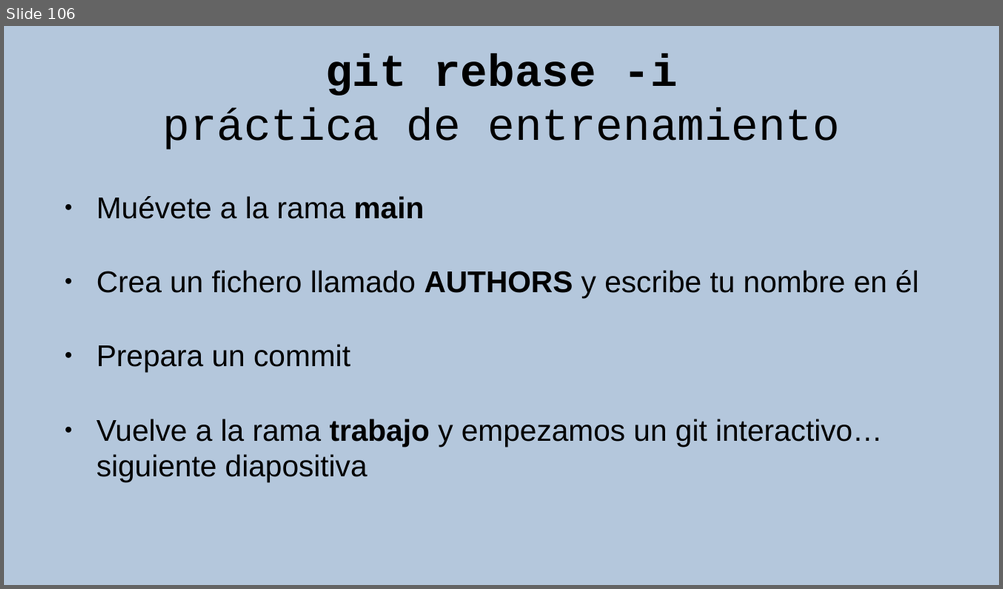
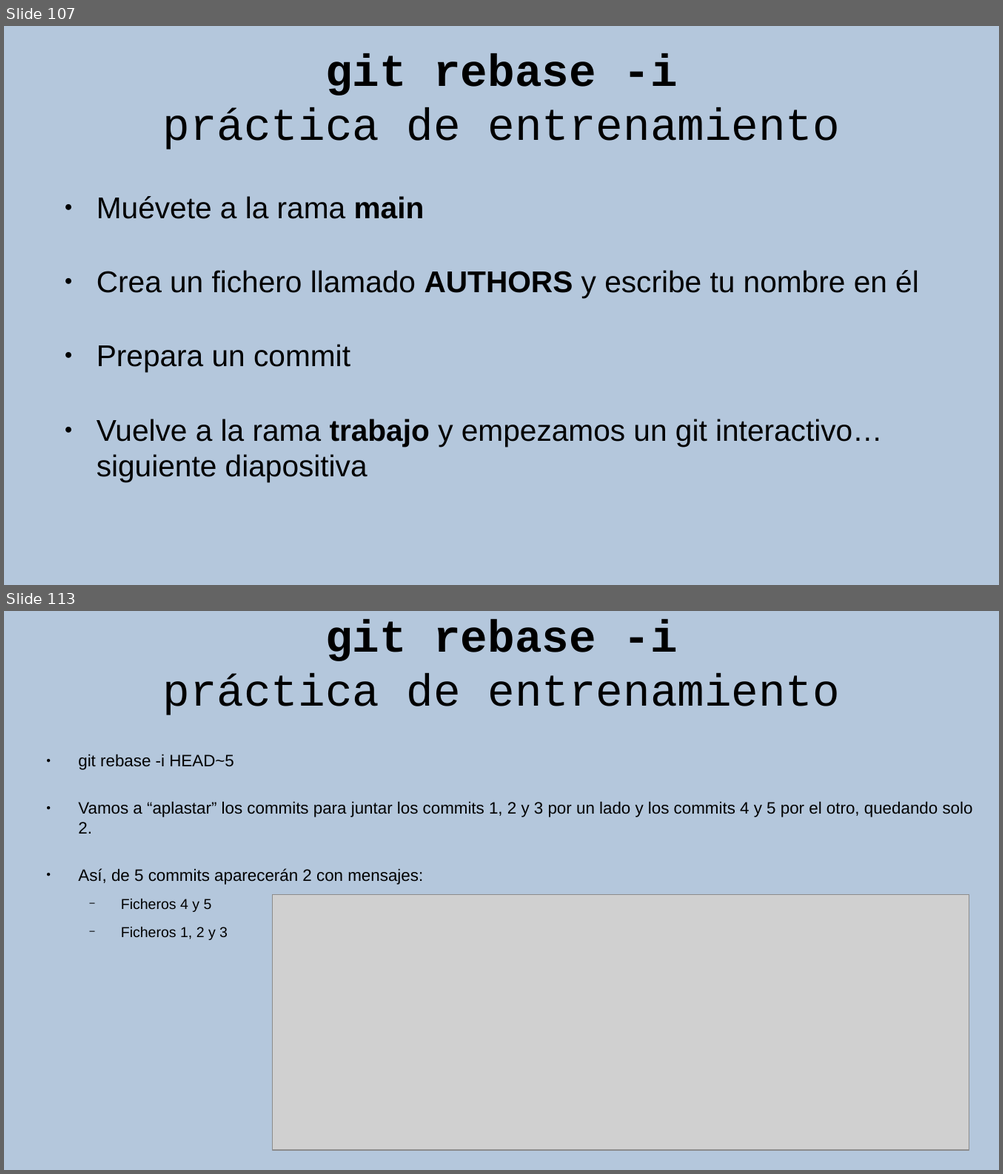
Before and after one commit to rgmf/eed2425, a slide deck: ut/02_control_de_versiones/presentacion/02_git_local.odp. Shown one above the other, each under a label of ours: slide 106 before the commit, slides 107 and 113 after it; the slides between them are not shown. The pictures are 1003x589 and 1003x1174 pixels, drawn with LibreOffice and Linux fonts; fonts in the diff are those of the drawing; grey boxes stand for pictures. Boxes give left, top, right and bottom in pixels: in the first picture for what was removed or moved away, otherwise in the second. Text is boxed around its words. In the diff, an @@ line names an element or a change of style, - is before the commit and + after.

```diff
--- a/ut/02_control_de_versiones/presentacion/02_git_local.odp
+++ b/ut/02_control_de_versiones/presentacion/02_git_local.odp
@@ slide 113 added at (x1=4, y1=611, x2=999, y2=1170), background #B4C7DC @@
@@ title added at (x1=163, y1=619, x2=839, y2=715), 36 pt, text #000000 @@
+git rebase -i
+práctica de entrenamiento
@@ text added at (x1=78, y1=754, x2=973, y2=940), 13.2 pt, text #000000 @@
+● git rebase -i HEAD~5
+● Vamos a “aplastar” los commits para juntar los commits 1, 2 y 3 por un lado y los commits 4 y 5 por el otro, quedando solo 2.
+● Así, de 5 commits aparecerán 2 con mensajes:
+  − Ficheros 4 y 5
+  − Ficheros 1, 2 y 3
@@ picture added at (x1=272, y1=895, x2=969, y2=1150) @@
@@ what was slide 106 is now slide 107 @@
```
Also in this commit, not shown: 1 slide changed, 7 other slides added, 3 other files.
